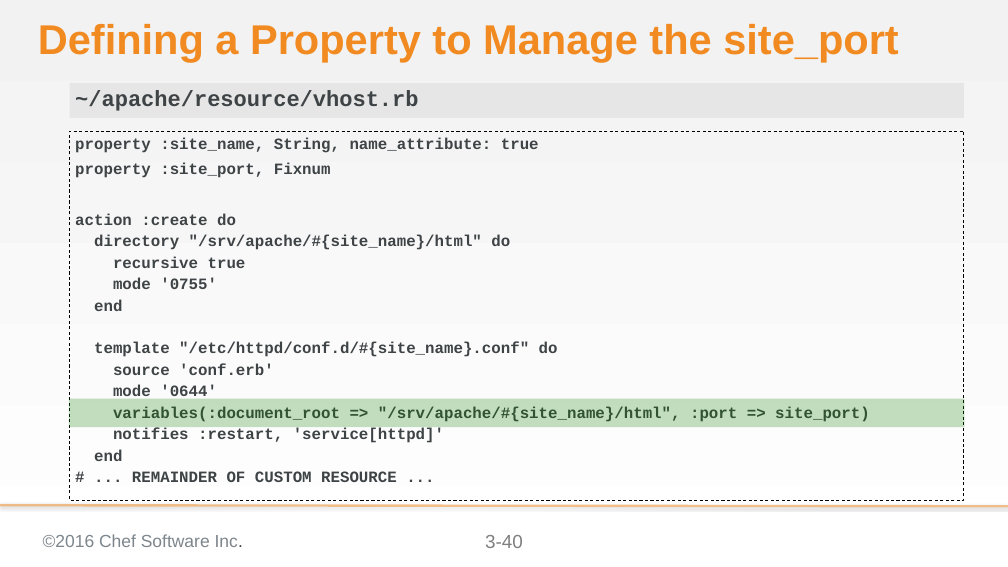
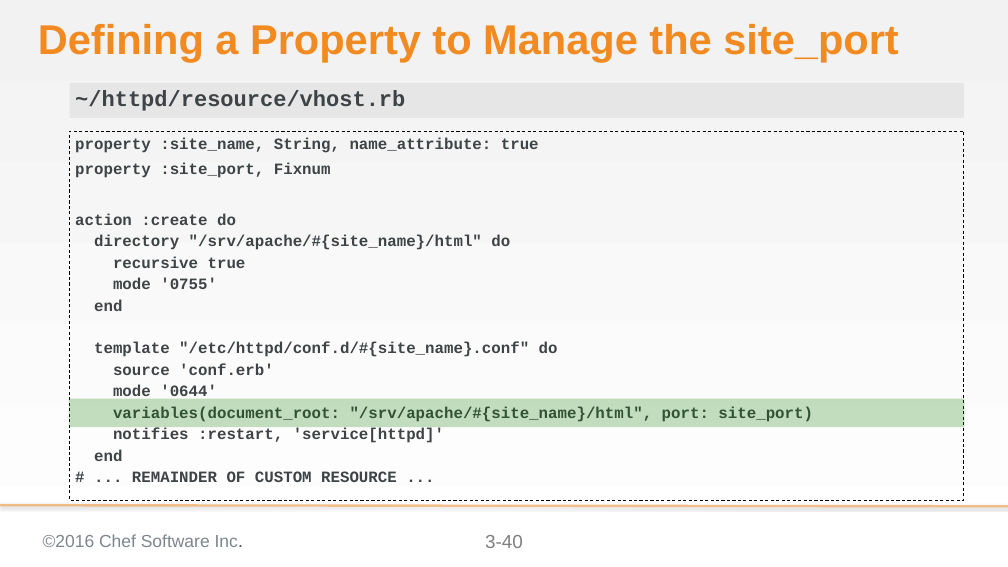
Before and after one commit to chef-training/extending_cookbooks, a slide deck: slide 40 of 03-creating_a_custom_resource.pptx. Drawn at 1008x567 pixels with LibreOffice and Linux fonts; fonts in the diff are those of the drawing; background and template pictures are left out. Boxes give left, top, right and bottom in pixels: in the first picture for what was removed or moved away, otherwise in the second. Text is boxed around its words. In the diff, an @@ line names an element or a change of style, - is before the commit and + after.

Commit message:
Updates to InSpec, the output, cookbook name, and hash syntax
* Changed ServerSpec to InSpec
* Changed ouput to show InSpec feedback from Test Kitchen
* Updated ChefSpec output as well though it was only warnings that were removed
* Renamed the cookbook to 'httpd' so that it works with the TDD content
* Decided to use the newer Ruby hash syntax in all locations

```diff
--- a/03-creating_a_custom_resource.pptx
+++ b/03-creating_a_custom_resource.pptx
@@ text at [75,90,405,111]: text changed @@
-~/apache/resource/vhost.rb
+~/httpd/resource/vhost.rb
@@ text at [113,406,813,421]: text changed @@
-variables(:document_root => "/srv/apache/#{site_name}/html", :port => site_port)
+variables(document_root: "/srv/apache/#{site_name}/html", port: site_port)
```
Also in this commit, not shown: 41 other slides changed.
